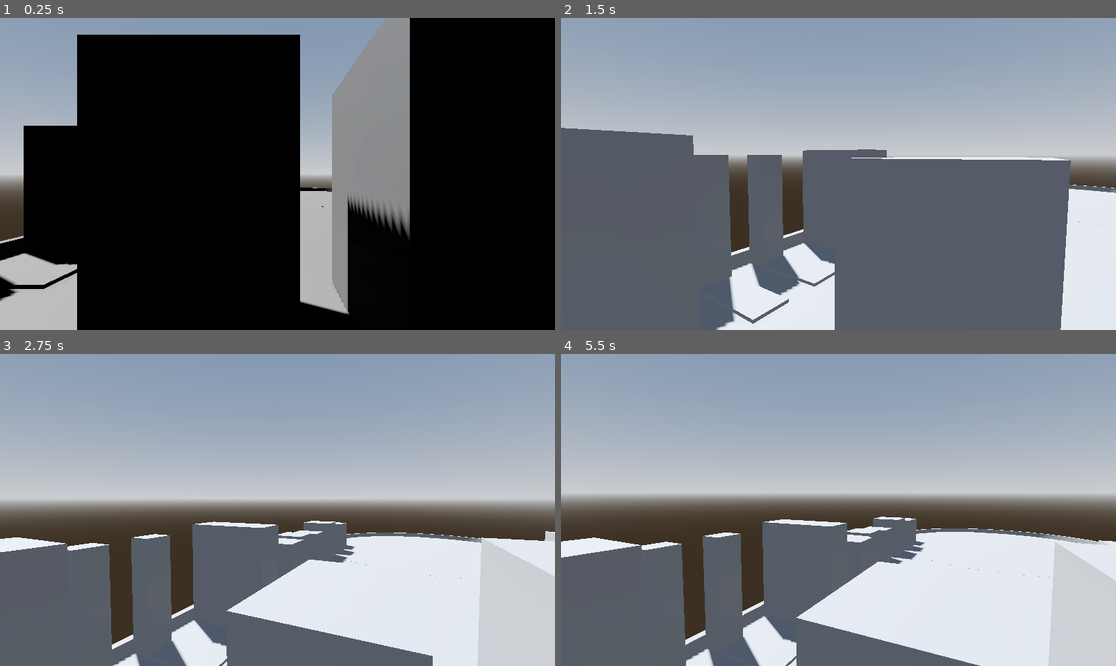
Above: before the commit, frames 1-4 (two rows, left to right).
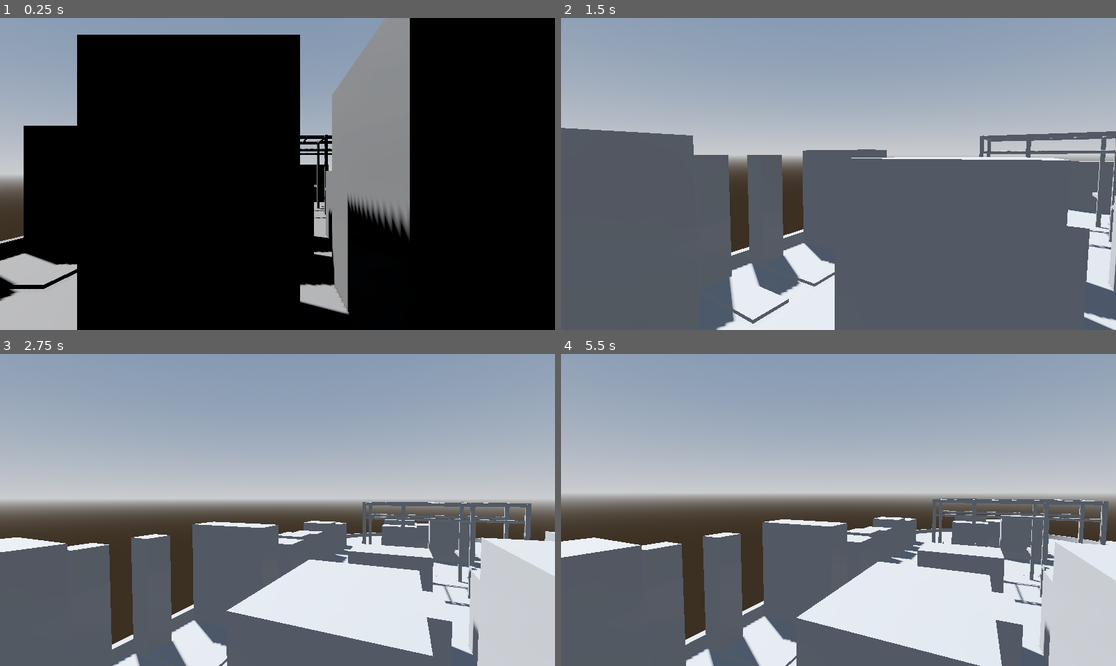
Above: after the commit, the same moments.

Repository: filloso/aps112
Game: Godot game, scene res://scenes/upper_gym.tscn
Two runs of this game, one before a commit and one after it. Both use one fixed random seed, a clock stepped at 60 frames per second and the inputs below. This scene is started directly instead of the project's main scene.
Inputs (mouse positions are in pixels of both pictures, inside the frame that each line leads up to):
- Up to frame 1 (0.25 s): no input
- Up to frame 2 (1.5 s): tap Enter (ui_accept) at 0.5, 0.77 s; move the mouse to (960, 158) at 0.52 s; hold Right (ui_right) 0.53-1.28 s; tap Shift (sprint) at 0.6, 1.35 s; click (960, 158) at 0.67 s; move the mouse to (810, 174) at 1.27 s; hold Up (ui_up) from 1.28 s (still down)
- Up to frame 3 (2.75 s): keep holding Up (ui_up); tap Enter (ui_accept) at 1.52, 2 s; move the mouse to (288, 503) at 2.02 s; tap Shift (sprint) at 2.1 s
- Up to frame 4 (5.5 s): keep holding Up (ui_up); move the mouse to (832, 516) at 2.77 s; tap Shift (sprint) every 0.75 s from 2.85 to 5.1 s; click (832, 516) at 2.92 s; tap Enter (ui_accept) at 3.02, 3.5, 3.77, 4.52, 5 s; move the mouse to (877, 513) at 3.52 s; move the mouse to (794, 506) at 4.27 s; move the mouse to (844, 510) at 5.02 s; click (844, 510) at 5.17 s

The runs differ from the first frame. In frame 1, 2.3% of the frame differs, in the area x 54-61%, y 37-86%; in frame 2, 4.5%; in frame 3, 5.1%; in frame 4, 5.6%, in the area x 64-99%, y 46-100%.

Commit message:
Updated UpperGym

Diff:
--- a/machines/upper_gym_machines/monkey_bars.tscn
+++ b/machines/upper_gym_machines/monkey_bars.tscn
@@ -154,3 +154,38 @@
 [node name="CollisionShape3D" type="CollisionShape3D" parent="Area3D"]
 transform = Transform3D(1, 0, 0, 0, 1, 0, 0, 0, 1, 0.00308228, 0.00888062, 0.00701904)
 shape = SubResource("BoxShape3D_vjhxx")
+
+[node name="3ftSquatterArms" type="CSGCombiner3D" parent="."]
+use_collision = true
+
+[node name="3ftSquatterArms" type="CSGBox3D" parent="3ftSquatterArms"]
+transform = Transform3D(1, 0, 0, 0, 1, 0, 0, 0, 1, 0.887902, -0.479893, 1.3726)
+size = Vector3(0.1, 0.1, 0.91)
+
+[node name="3ftSquatterArms3" type="CSGBox3D" parent="3ftSquatterArms"]
+transform = Transform3D(1, 0, 0, 0, 1, 0, 0, 0, 1, -0.910583, -0.479893, 1.3726)
+size = Vector3(0.1, 0.1, 0.91)
+
+[node name="3ftSquatterArms4" type="CSGBox3D" parent="3ftSquatterArms"]
+transform = Transform3D(1, 0, 0, 0, 1, 0, 0, 0, 1, -2.08055, -0.479893, 1.37252)
+size = Vector3(0.1, 0.1, 0.91)
+
+[node name="3ftSquatterArms2" type="CSGBox3D" parent="3ftSquatterArms"]
+transform = Transform3D(1, 0, 0, 0, 1, 0, 0, 0, 1, 2.09827, -0.479893, 1.3726)
+size = Vector3(0.1, 0.1, 0.91)
+
+[node name="3ftSquatterArms5" type="CSGBox3D" parent="3ftSquatterArms"]
+transform = Transform3D(1, 0, 0, 0, 1, 0, 0, 0, 1, 0.887902, -0.479893, -1.33952)
+size = Vector3(0.1, 0.1, 0.91)
+
+[node name="3ftSquatterArms6" type="CSGBox3D" parent="3ftSquatterArms"]
+transform = Transform3D(1, 0, 0, 0, 1, 0, 0, 0, 1, -0.910583, -0.479893, -1.33952)
+size = Vector3(0.1, 0.1, 0.91)
+
+[node name="3ftSquatterArms7" type="CSGBox3D" parent="3ftSquatterArms"]
+transform = Transform3D(1, 0, 0, 0, 1, 0, 0, 0, 1, -2.08055, -0.479893, -1.33959)
+size = Vector3(0.1, 0.1, 0.91)
+
+[node name="3ftSquatterArms8" type="CSGBox3D" parent="3ftSquatterArms"]
+transform = Transform3D(1, 0, 0, 0, 1, 0, 0, 0, 1, 2.09827, -0.479893, -1.33952)
+size = Vector3(0.1, 0.1, 0.91)
--- a/scenes/upper_gym.tscn
+++ b/scenes/upper_gym.tscn
@@ -1,9 +1,10 @@
-[gd_scene load_steps=10 format=3 uid="uid://yngltng6lfg4"]
+[gd_scene load_steps=11 format=3 uid="uid://yngltng6lfg4"]
 
 [ext_resource type="PackedScene" uid="uid://bs72ogkvdd7d6" path="res://addons/proto_controller/proto_controller.tscn" id="1_hav21"]
 [ext_resource type="PackedScene" uid="uid://dcg38qlvi56h1" path="res://scenes/weightRoomTeleporter.tscn" id="2_5ur10"]
 [ext_resource type="PackedScene" uid="uid://bpw88aac1h5en" path="res://scenes/corridorTeleporter.tscn" id="3_1kr7m"]
 [ext_resource type="PackedScene" uid="uid://dxpk8fwu246af" path="res://machines/upper_gym_machines/concept_2_rowing_machines.tscn" id="4_5ur10"]
+[ext_resource type="PackedScene" uid="uid://3666jfguamgv" path="res://machines/upper_gym_machines/monkey_bars.tscn" id="5_1kr7m"]
 
 [sub_resource type="ProceduralSkyMaterial" id="ProceduralSkyMaterial_g5lea"]
 sky_horizon_color = Color(0.662243, 0.671743, 0.686743, 1)
@@ -228,6 +229,57 @@
 use_collision = true
 size = Vector3(1.65, 1.83, 0.99)
 
+[node name="InclinePress" type="CSGBox3D" parent="machines/middle"]
+transform = Transform3D(1, 0, 0, 0, 1, 0, 0, 0, 1, -2.07489, 0.829181, -1.21227)
+use_collision = true
+size = Vector3(1.07, 1.37, 1.55)
+
+[node name="LowerBack" type="CSGBox3D" parent="machines/middle"]
+transform = Transform3D(1, 0, 0, 0, 1, 0, 0, 0, 1, -2.05733, 0.809196, 0.92976)
+use_collision = true
+size = Vector3(0.97, 1.37, 1.42)
+
+[node name="VerticalChest" type="CSGBox3D" parent="machines/middle"]
+transform = Transform3D(1, 0, 0, 0, 1, 0, 0, 0, 1, -0.553244, 1.04573, -1.25302)
+use_collision = true
+size = Vector3(0.99, 1.83, 1.45)
+
+[node name="OverheadPress" type="CSGBox3D" parent="machines/middle"]
+transform = Transform3D(1, 0, 0, 0, 1, 0, 0, 0, 1, -0.582538, 0.860245, 0.913001)
+use_collision = true
+size = Vector3(1.041, 1.47, 1.448)
+
+[node name="monkey_bars" parent="machines/middle" instance=ExtResource("5_1kr7m")]
+transform = Transform3D(-4.37114e-08, 0, -1, 0, 1, 0, 1, 0, -4.37114e-08, 3.80727, 1.495, -0.149691)
+
+[node name="RearDelt" type="CSGBox3D" parent="machines/middle"]
+transform = Transform3D(1, 0, 0, 0, 1, 0, 0, 0, 1, 8.06366, 1.10438, 0.849597)
+size = Vector3(0.889, 1.85, 1.702)
+
+[node name="MidRow" type="CSGBox3D" parent="machines/middle"]
+transform = Transform3D(1, 0, 0, 0, 1, 0, 0, 0, 1, 9.49106, 0.811894, 0.881182)
+size = Vector3(0.965, 1.37, 1.575)
+
+[node name="PecFly" type="CSGBox3D" parent="machines/middle"]
+transform = Transform3D(1, 0, 0, 0, 1, 0, 0, 0, 1, 8.08547, 0.896909, -1.28356)
+size = Vector3(0.94, 1.52, 1.524)
+
+[node name="Pullover" type="CSGBox3D" parent="machines/middle"]
+transform = Transform3D(1, 0, 0, 0, 1, 0, 0, 0, 1, 9.52535, 1.0078, -1.3115)
+size = Vector3(1.168, 1.7, 1.448)
+
+[node name="Abdominal" type="CSGBox3D" parent="machines/middle"]
+transform = Transform3D(1, 0, 0, 0, 1, 0, 0, 0, 1, 11.2755, 0.81286, 1.21326)
+size = Vector3(1.473, 1.37, 0.889)
+
+[node name="Abdominal2" type="CSGBox3D" parent="machines/middle"]
+transform = Transform3D(1, 0, 0, 0, 1, 0, 0, 0, 1, 11.2755, 0.81286, -0.213029)
+size = Vector3(1.473, 1.37, 0.889)
+
+[node name="RotaryTorso" type="CSGBox3D" parent="machines/middle"]
+transform = Transform3D(1, 0, 0, 0, 1, 0, 0, 0, 1, 11.4488, 0.869513, -1.53357)
+size = Vector3(1.118, 1.448, 0.914)
+
 [node name="bottom" type="Node3D" parent="machines"]
 
 [node name="CurvedTreadmill" type="CSGBox3D" parent="machines/bottom"]
@@ -296,6 +348,6 @@
 size = Vector3(1.27, 0.813, 1.65)
 
 [node name="measuring" type="CSGBox3D" parent="machines"]
-transform = Transform3D(1, 0, 0, 0, 1, 0, 0, 0, 1, -4.20578, 0.670847, 1.10868)
+transform = Transform3D(1, 0, 0, 0, 1, 0, 0, 0, 1, 11.7306, 0.63214, -0.869546)
 visible = false
-size = Vector3(2.31, 1, 0.61)
+size = Vector3(0.55, 1, 0.41)
Not shown: 1 places in scenes/upperGymTeleporter.tscn that only renumber resources
